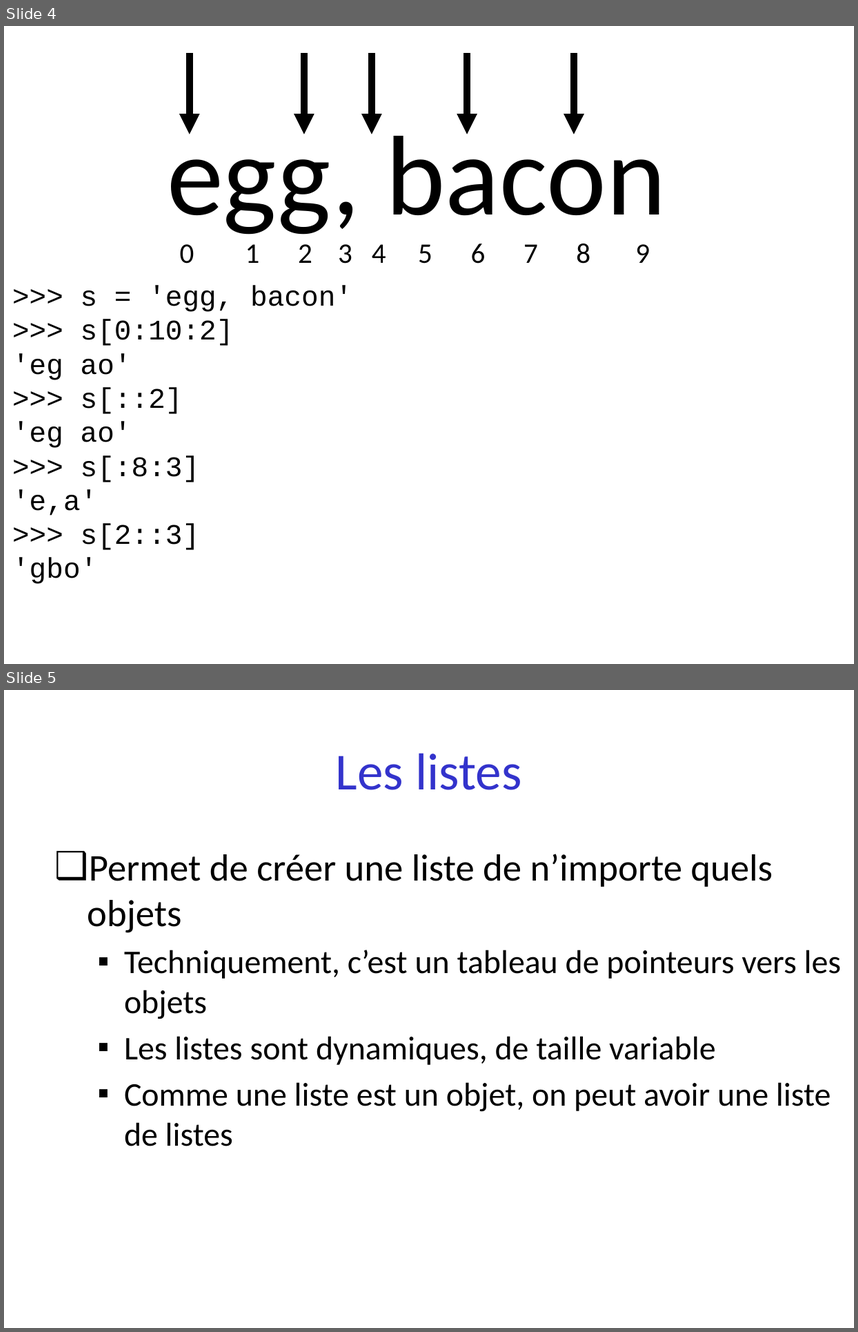
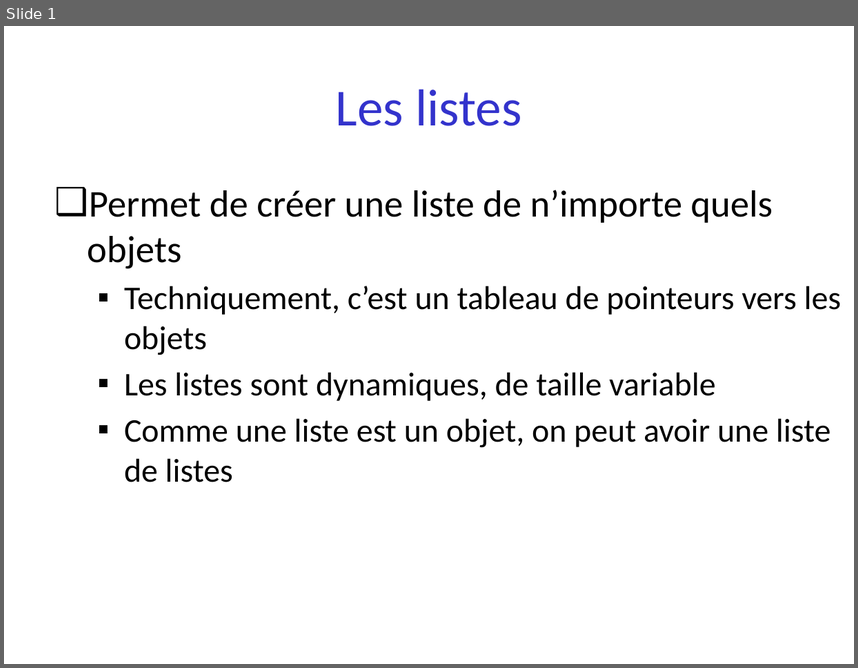
Before and after one commit to parmentelat/flotpython-archive, a slide deck: semaine2/semaine2-3.pptx. Shown one above the other, each under a label of ours: slides 4 and 5 before the commit, slide 1 after it. The pictures are 858x1332 and 858x668 pixels, drawn with LibreOffice and Linux fonts; fonts in the diff are those of the drawing. Boxes give left, top, right and bottom in pixels: in the first picture for what was removed or moved away, otherwise in the second. Text is boxed around its words. In the diff, an @@ line names an element or a change of style, - is before the commit and + after.

```diff
--- a/semaine2/semaine2-3.pptx
+++ b/semaine2/semaine2-3.pptx
@@ slide 4 removed at [4, 26, 854, 664], background #FFFFFF @@
@@ arrow removed from (190, 53) to (190, 134) @@
@@ arrow removed from (304, 53) to (304, 134) @@
@@ arrow removed from (372, 53) to (372, 134) @@
@@ arrow removed from (467, 53) to (467, 134) @@
@@ arrow removed from (573, 53) to (573, 134) @@
@@ text removed at [167, 121, 666, 234] @@
-egg, bacon
@@ text removed at [180, 243, 650, 263] @@
-0 1 2 3 4 5 6 7 8 9
@@ text removed at [12, 285, 352, 584] @@
->>> s = 'egg, bacon'
->>> s[0:10:2]
-'eg ao'
->>> s[::2]
-'eg ao'
->>> s[:8:3]
-'e,a'
->>> s[2::3]
-'gbo'
@@ what was slide 5 is now slide 1 @@
```
Also in this commit, not shown: 3 other slides removed, 5 other files.
